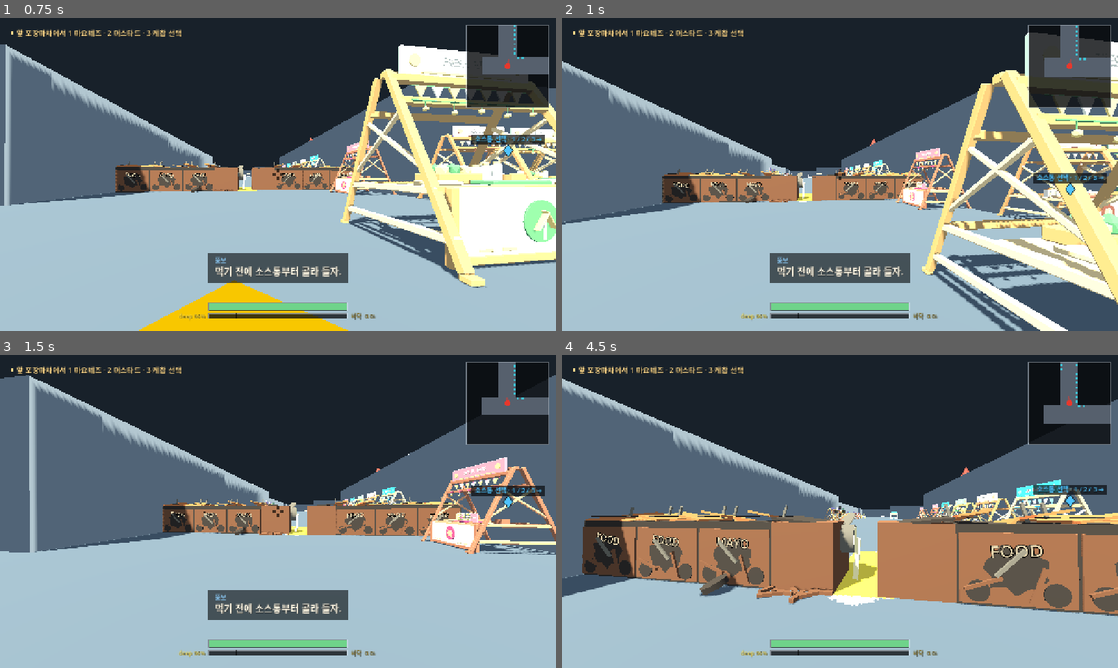
Above: before the commit, frames 1-4 (two rows, left to right).
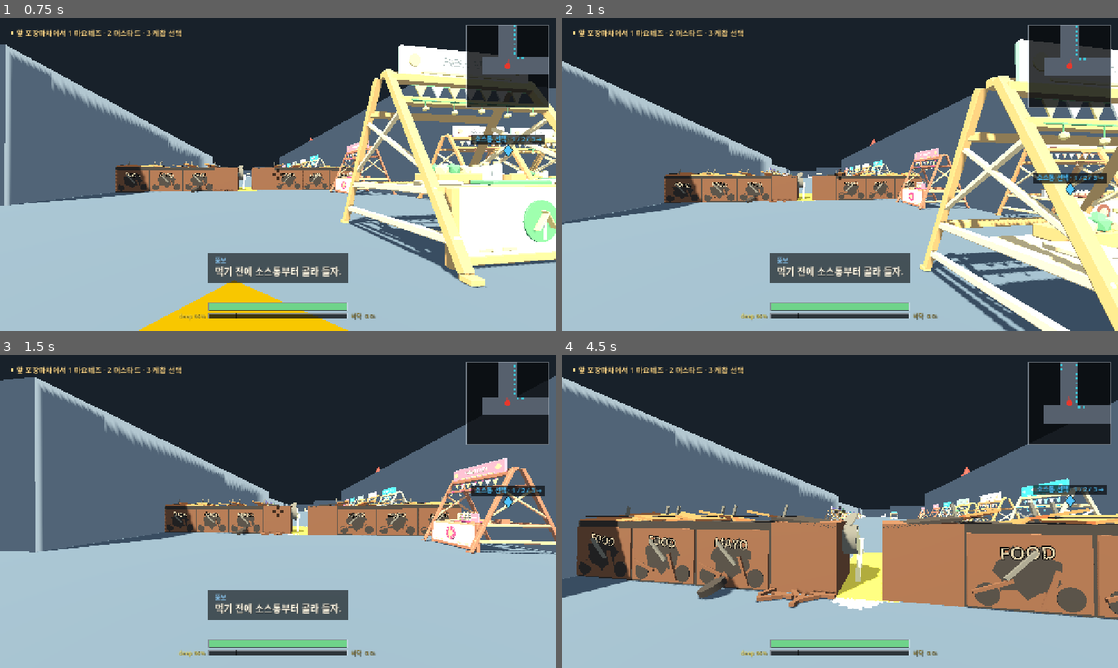
Above: after the commit, the same moments.

Repository: k3vin7/SauceIT-
Game: Godot game, scene res://main.tscn
Same seed, same stepped clock (60 frames per second), same inputs: the game is played once before the commit and once after it. Sound files missing from this copy of the repository are replaced by a short silence.
Inputs (mouse positions are in pixels of both pictures, inside the frame that each line leads up to):
- Up to frame 1 (0.75 s): tap Enter at 0.5 s; move the mouse to (305, 174) at 0.52 s; hold W (move_forward) from 0.53 s (still down); hold Shift (run) from 0.53 s (still down)
- Up to frame 2 (1 s): keep holding W (move_forward); keep holding Shift (run); tap Space (jump) at 0.77, 0.8 s
- Up to frame 3 (1.5 s): keep holding W (move_forward); tap Space (jump) at 1.07, 1.35 s; move the mouse to (250, 511) at 1.27 s; release Shift (run) at 1.28 s
- Up to frame 4 (4.5 s): keep holding W (move_forward); tap Space (jump) at 1.52, 1.82, 2.3, 3.02, 3.32, 3.77, 3.8, 4.07 s; tap Shift (run) at 1.55, 2.85 s; move the mouse to (851, 505) at 2.02 s; press the mouse at (851, 505) at 2.03 s; move the mouse to (834, 517) at 2.77 s; release the mouse at (834, 517) at 2.78 s; move the mouse to (878, 514) at 3.52 s; hold R (wipe_screen) 3.53-4.28 s; move the mouse to (795, 508) at 4.27 s; tap Tab at 4.35 s

Frame 1 is identical in both runs. In frame 2, 14% of the frame differs, in the area x 0-100%, y 4-100%; in frame 3, 4.3%; in frame 4, 10%.

Commit message:
Put the run in the feet and let a held jump keep jumping
Two things about moving that were wrong in opposite directions.

**Running worked in mid-air.** The boost is a harder push off the ground, so
holding shift after leaving it was asking the air for speed and getting it: a
walking jump accelerated to 10.4 m/s with nothing underfoot. The target drops to a
walk once the feet are off the floor.

It drops without *braking*, though. The airborne target keeps whatever horizontal
speed the body already carries, so a jump taken at a run crosses the gap at a run
and can only fail to gain, never lose. Scrubbing it to walking pace in mid-air
would make a running jump land shorter than the run that set it up, which is the
opposite of what a run is for. Measured: walk-then-shift in the air stays at 5.20,
and a running jump holds 10.40 from takeoff to landing.

**And a held jump only ever jumped once.** The key was edge-detected, so crossing
a stretch meant letting go and pressing again on every landing. It is read as
held now: the key down on a frame where the feet are on the ground is a jump, so
the hops come as fast as the landings do. Measured 5 jumps in four seconds of
holding, against 1 before.

Still only while upright. Going over backwards is a fall, not a jump, and a held
key must not cancel one.

`_jump_was_held` existed only to suppress the repeat and has no reader left, so it
goes, and the note in `reset_state` about carrying it across a respawn goes with
it -- there is no longer a stored press for a new body to inherit.

slip, reach, party_health and revive pass; geom reports its measurements with no
errors.

Diff:
--- a/scripts/player_controller.gd
+++ b/scripts/player_controller.gd
@@ -115,7 +115,6 @@
 ## The jump is taken on the press, not while the key is down, and the press is
 ## found here rather than with Input.is_action_just_pressed: a client's jump
 ## arrives as a held flag in a packet, and the server has to see the edge in it.
-var _jump_was_held := false
 ## The stain on this body. Set by the world when it builds the capsule; the
 ## strand finds it through here, because what a raycast hits is the body.
 var contamination: BodyContamination
@@ -165,10 +164,7 @@
 ## Cancelling the wipe does *not* clean the lenses: it stops the action, and the
 ## mask is left exactly as it was for the player to wipe off again. The world has
 ## to drop its own mid-wipe note to match -- see `_damage_player`.
-##
-## `_jump_was_held` is deliberately left alone: holding the jump key across a
-## respawn should behave like holding it, and clearing it would hand the new body
-## a free jump off a key that was never pressed.
+
 func reset_state() -> void:
 	state = State.NORMAL
 	_state_timer = 0.0
@@ -264,7 +260,18 @@
 		# drives from the aim yaw.
 		desired = global_basis * Vector3(input_vector.x, 0.0, input_vector.y)
 		desired.y = 0.0
-		desired *= run_speed if run_held() else walk_speed
+		# **Running is something the feet do.** The boost is a harder push off the
+		# ground, so there has to be ground: in the air the target drops to a walk.
+		#
+		# It drops to a walk without *braking* to one. The target keeps whatever
+		# horizontal speed the body already carries, so a jump taken at a run
+		# crosses the gap at a run and simply cannot gain any more -- scrubbing it
+		# to walking pace in mid-air would make a running jump land shorter than
+		# the run that set it up, which is the opposite of what a run is for.
+		var top := run_speed if (run_held() and is_on_floor()) else walk_speed
+		if not is_on_floor():
+			top = maxf(top, Vector2(velocity.x, velocity.z).length())
+		desired *= top
 		desired *= mustard_factor()
 
 	# Going down keeps whatever speed the player slipped at and scrubs it off,
@@ -275,16 +282,19 @@
 	velocity.x = move_toward(velocity.x, desired.x, rate * delta)
 	velocity.z = move_toward(velocity.z, desired.z, rate * delta)
 
-	var jump_held := jump_wanted()
 	if is_on_floor():
 		velocity.y = 0.0
-		# On the press, and only while upright: going over backwards is not a
-		# jump, it is a fall.
-		if jump_held and not _jump_was_held and state == State.NORMAL:
+		# **Held, not pressed.** The key being down on a frame where the feet are
+		# on the ground is a jump, so holding it hops again the moment a landing
+		# touches down rather than waiting for the player to let go and press
+		# again -- a gap taken as a run of jumps is one held key, not a drum solo.
+		#
+		# Still only while upright: going over backwards is not a jump, it is a
+		# fall, and a held key must not cancel one.
+		if jump_wanted() and state == State.NORMAL:
 			velocity.y = jump_speed
 	else:
 		velocity.y -= fall_gravity * delta
-	_jump_was_held = jump_held
 	if _pending_enemy_impact.length_squared() > 0.0:
 		velocity += _pending_enemy_impact
 		_pending_enemy_impact = Vector3.ZERO
